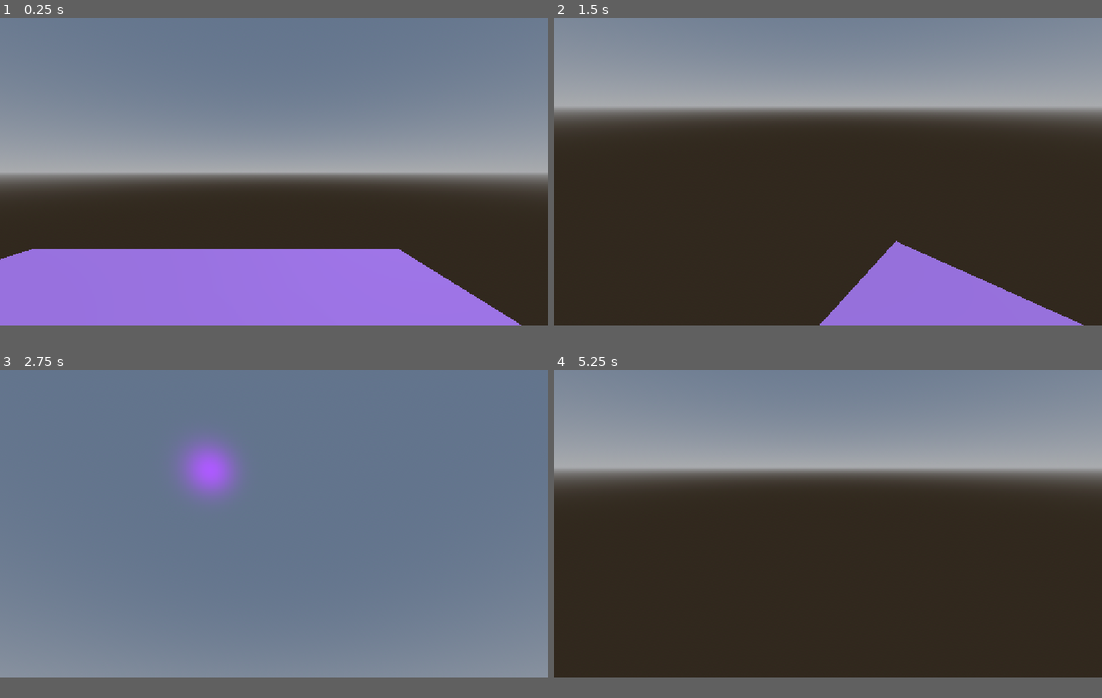
Above: before the commit, frames 1-4 (two rows, left to right).
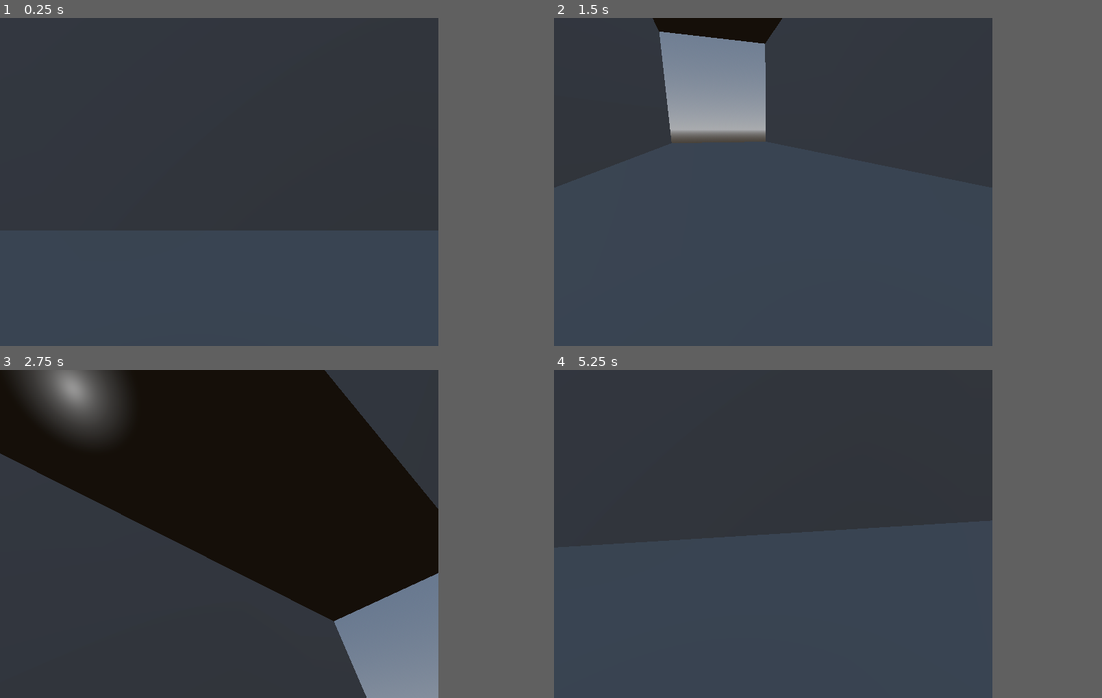
Above: after the commit, the same moments.

Repository: Dragotamer/Stormhacks2026
Game: Godot game, scene res://node_3d.tscn
Same seed, same stepped clock (60 frames per second), same inputs: the game is played once before the commit and once after it.
Inputs (mouse positions are in pixels of both pictures, inside the frame that each line leads up to):
- Up to frame 1 (0.25 s): no input
- Up to frame 2 (1.5 s): tap Enter at 0.5 s; move the mouse to (948, 155) at 0.52 s; hold D (right) 0.53-1.28 s; tap Shift (sprint, bound only after the commit) at 0.6, 1.35 s; tap Space (jump) at 0.77 s; move the mouse to (718, 188) at 1.27 s; hold S (backward) from 1.28 s (still down)
- Up to frame 3 (2.75 s): tap Space (jump) at 1.52 s; move the mouse to (328, 455) at 2.02 s; release S (backward) at 2.03 s; hold D (right) from 2.03 s (still down); tap Shift (sprint, bound only after the commit) at 2.1 s
- Up to frame 4 (5.25 s): move the mouse to (800, 586) at 2.77 s; release D (right) at 2.78 s; hold W (forward) 2.78-3.53 s; tap Shift (sprint, bound only after the commit) every 0.75 s from 2.85 to 5.1 s; tap Space (jump) at 3.02, 3.77, 4.52 s; move the mouse to (992, 570) at 3.52 s; hold A (left) 3.53-5.03 s; move the mouse to (663, 478) at 4.27 s; move the mouse to (855, 524) at 5.02 s; hold S (backward) from 5.03 s (still down)
In our replay, the window is 800x450 before the commit and 640x480 after it. These sizes can differ from the game's own. Grey fills any space a smaller window leaves; there, only what the larger window draws over its background counts as a difference.

The runs differ from the first frame. In frame 1, 84% of the frame differs, in the area x 0-100%, y 0-94%; in frame 2, 76%; in frame 3, 73%; in frame 4, 79%.

Commit message:
Added sprinting and better camera movement, as well as a test hallway level

Diff:
--- a/node_3d.tscn
+++ b/node_3d.tscn
@@ -23,16 +23,6 @@
 [node name="WorldEnvironment" type="WorldEnvironment" parent="." unique_id=1954215486]
 environment = SubResource("Environment_r3fl7")
 
-[node name="DirectionalLight3D" type="DirectionalLight3D" parent="." unique_id=1852703596]
-transform = Transform3D(-0.8660254, -0.43301278, 0.25, 0, 0.49999997, 0.86602545, -0.50000006, 0.75, -0.43301266, 0, 2.2083828, 0)
-light_color = Color(0.6784314, 0.3529412, 1, 1)
-shadow_enabled = true
-
-[node name="CSGBox3D" type="CSGBox3D" parent="." unique_id=925862822]
-transform = Transform3D(1, 0, 0, 0, 1, 0, 0, 0, 1, -1.4495239, -0.45703125, -1.1198661)
-use_collision = true
-size = Vector3(9.082397, 0.0859375, 7.794922)
-
 [node name="player" type="CharacterBody3D" parent="." unique_id=515792212]
 transform = Transform3D(1, 0, 0, 0, 1, 0, 0, 0, 1, 0, 0.56153965, 0)
 script = ExtResource("1_a202f")
@@ -48,3 +38,26 @@
 
 [node name="CollisionShape3D" type="CollisionShape3D" parent="player" unique_id=1652456810]
 shape = SubResource("CapsuleShape3D_yf5fn")
+
+[node name="CSGBox3D2" type="CSGBox3D" parent="." unique_id=125838588]
+transform = Transform3D(1, 0, 0, 0, -4.371139e-08, -1, 0, 1, -4.371139e-08, -1.45, 9.55, 11.372)
+use_collision = true
+size = Vector3(90, 0.086, 20)
+
+[node name="CSGBox3D3" type="CSGBox3D" parent="CSGBox3D2" unique_id=60450518]
+transform = Transform3D(1, 0, 0, 0, -4.371139e-08, -1, 0, 1, -4.371139e-08, 0, -9.959001, -10.074999)
+use_collision = true
+size = Vector3(90, 0.086, 20)
+
+[node name="CSGBox3D2" type="CSGBox3D" parent="CSGBox3D2" unique_id=1229880285]
+transform = Transform3D(1, 0, 0, 0, 1, 0, 0, 0, 1, 0, -19.913, -0.035)
+use_collision = true
+size = Vector3(90, 0.086, 20)
+
+[node name="CSGBox3D" type="CSGBox3D" parent="CSGBox3D2" unique_id=925862822]
+transform = Transform3D(1, 0, 0, 0, -4.371139e-08, 1, 0, -1, -4.371139e-08, 0.0004761219, -9.956466, 10.007032)
+use_collision = true
+size = Vector3(90, 0.086, 20)
+
+[node name="OmniLight3D" type="OmniLight3D" parent="." unique_id=232278192]
+transform = Transform3D(1, 0, 0, 0, 1, 0, 0, 0, 1, 0, 18.52089, 0)
--- a/player.gd
+++ b/player.gd
@@ -1,14 +1,20 @@
 extends CharacterBody3D
 
 
-const SPEED = 5.0
+const WALK_SPEED = 5.0
+const SPRINT_SPEED = 10.0
 const JUMP_VELOCITY = 4.5
+var sprint = false
 
 const MOUSE_SENS:float = 0.01
 
 @onready var neck: Node3D = $neck
 
+func _ready() -> void:
+	Input.mouse_mode = Input.MOUSE_MODE_CAPTURED
+
 func _input(event: InputEvent) -> void:
+	# Controls camera movement
 	if event is InputEventMouseMotion:
 		var mouse_motion: Vector2 = event.relative
 		rotate_y(-(mouse_motion.x * MOUSE_SENS))
@@ -16,6 +22,11 @@
 		neck.rotation.x = deg_to_rad(clamp(rad_to_deg(neck.rotation.x), -90, 50))
 
 func _physics_process(delta: float) -> void:
+	# Enable sprinting
+	if Input.is_action_just_pressed("sprint"):
+		sprint = true
+	if Input.is_action_just_released("sprint"):
+		sprint = false
 	# Add the gravity.
 	if not is_on_floor():
 		velocity += get_gravity() * delta
@@ -28,11 +39,14 @@
 	# As good practice, you should replace UI actions with custom gameplay actions.
 	var input_dir := Input.get_vector("left", "right", "forward", "backward")
 	var direction := (transform.basis * Vector3(input_dir.x, 0, input_dir.y)).normalized()
-	if direction:
-		velocity.x = direction.x * SPEED
-		velocity.z = direction.z * SPEED
+	if direction and sprint:
+		velocity.x = direction.x * SPRINT_SPEED
+		velocity.z = direction.z * SPRINT_SPEED
+	elif direction:
+		velocity.x = direction.x * WALK_SPEED
+		velocity.z = direction.z * WALK_SPEED
 	else:
-		velocity.x = move_toward(velocity.x, 0, SPEED)
-		velocity.z = move_toward(velocity.z, 0, SPEED)
+		velocity.x = move_toward(velocity.x, 0, WALK_SPEED)
+		velocity.z = move_toward(velocity.z, 0, WALK_SPEED)
 
 	move_and_slide()
--- a/project.godot
+++ b/project.godot
@@ -17,6 +17,10 @@
 
 [display]
 
+window/size/viewport_width=640
+window/size/viewport_height=480
+window/size/mode=3
+window/size/resizable=false
 window/stretch/mode="canvas_items"
 window/stretch/aspect="expand"
 
@@ -47,6 +51,11 @@
 "events": [Object(InputEventKey,"resource_local_to_scene":false,"resource_name":"","device":-1,"window_id":0,"alt_press …(191 unchanged characters)…
 ]
 }
+sprint={
+"deadzone": 0.2,
+"events": [Object(InputEventKey,"resource_local_to_scene":false,"resource_name":"","device":-1,"window_id":0,"alt_pressed":false,"shift_pressed":false,"ctrl_pressed":false,"meta_pressed":false,"pressed":false,"keycode":0,"physical_keycode":4194325,"key_label":0,"unicode":0,"location":0,"echo":false,"script":null)
+]
+}
 
 [physics]
 
@@ -54,4 +63,5 @@
 
 [rendering]
 
+textures/canvas_textures/default_texture_filter=0
 rendering_device/driver.windows="d3d12"
